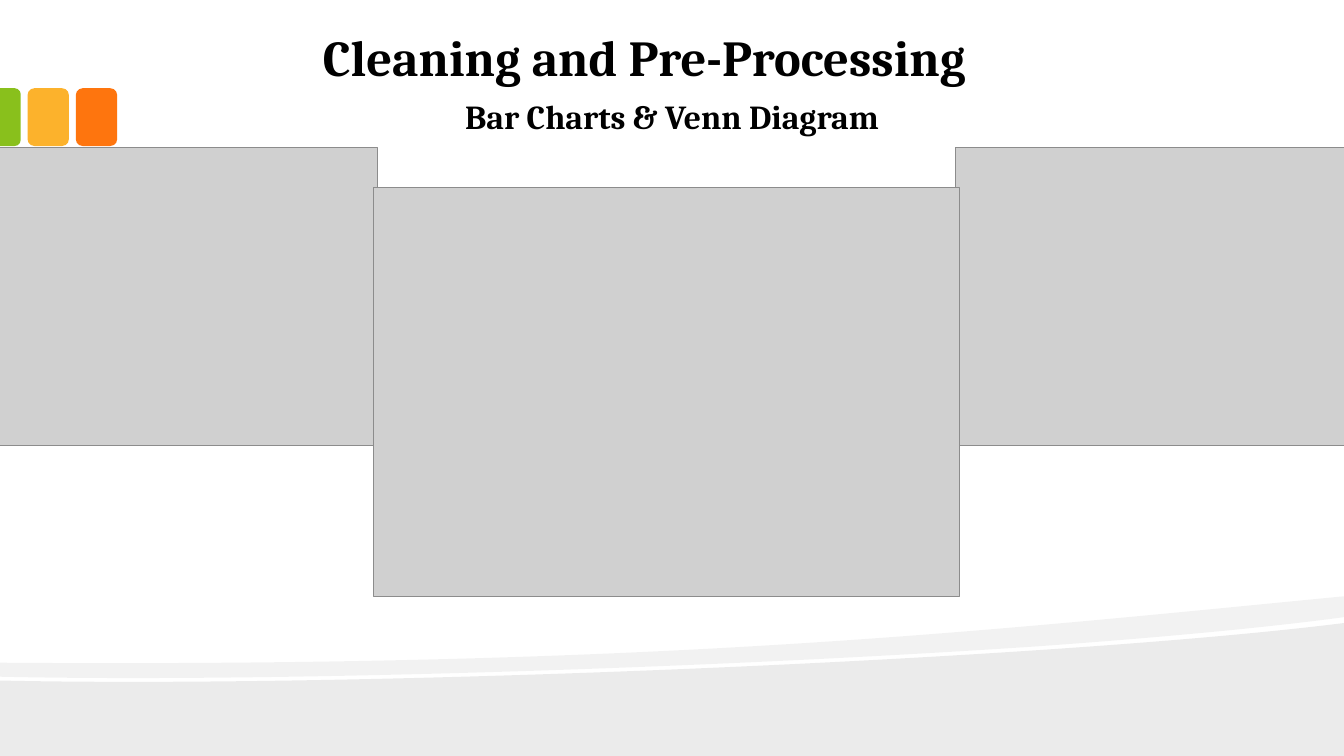
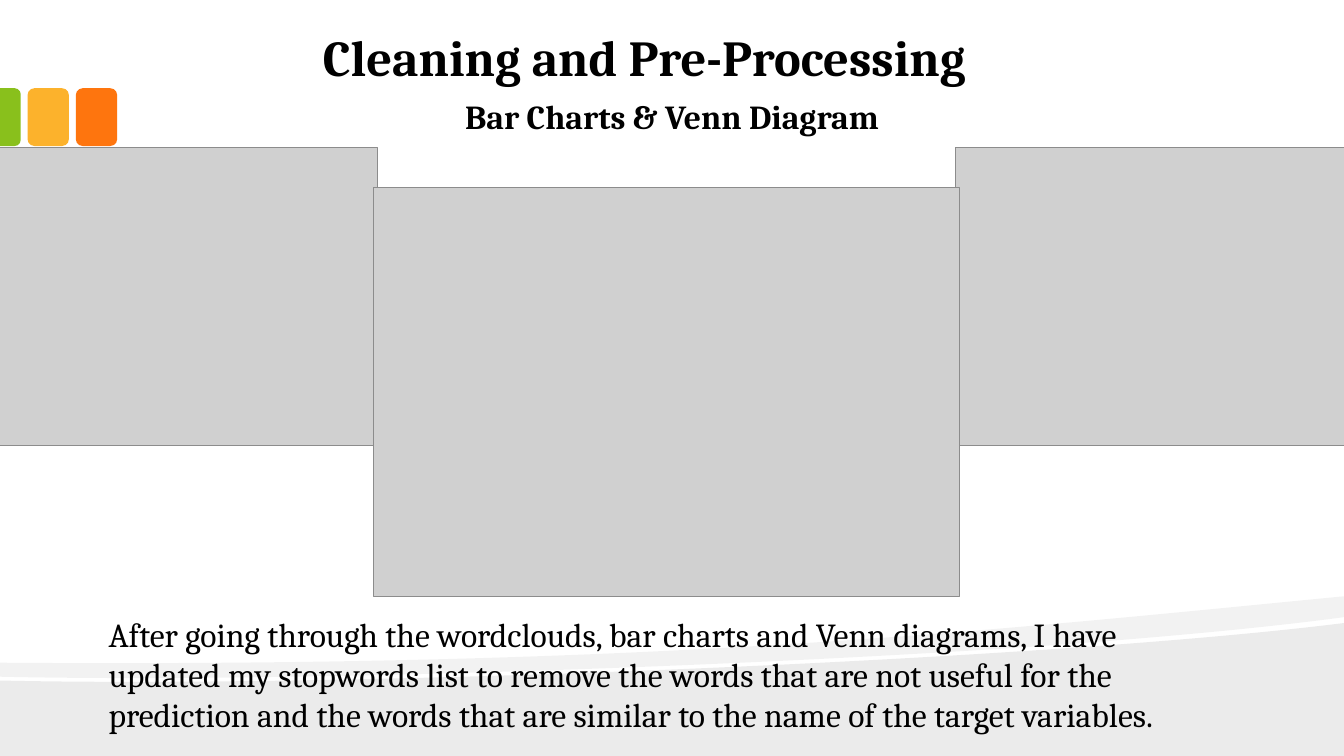
Before and after one commit to JackFongNew/dsiprojects, a slide deck: slide 8 of Vegetarian and Carnivore Classification/Vegetarian and Carnivore Classification.pptx. Drawn at 1344x756 pixels with LibreOffice and Linux fonts; fonts in the diff are those of the drawing; grey boxes stand for pictures. Boxes give left, top, right and bottom in pixels: in the first picture for what was removed or moved away, otherwise in the second. Text is boxed around its words. In the diff, an @@ line names an element or a change of style, - is before the commit and + after.

```diff
--- a/Vegetarian and Carnivore Classification/Vegetarian and Carnivore Classification.pptx
+++ b/Vegetarian and Carnivore Classification/Vegetarian and Carnivore Classification.pptx
@@ text added at (109,623,1153,735), 24 pt, text #000000 @@
+After going through the wordclouds, bar charts and Venn diagrams, I have updated my stopwords list to remove the words that are not useful for the prediction and the words that are similar to the name of the target variables.
```
Also in this commit, not shown: 2 other slides changed.
